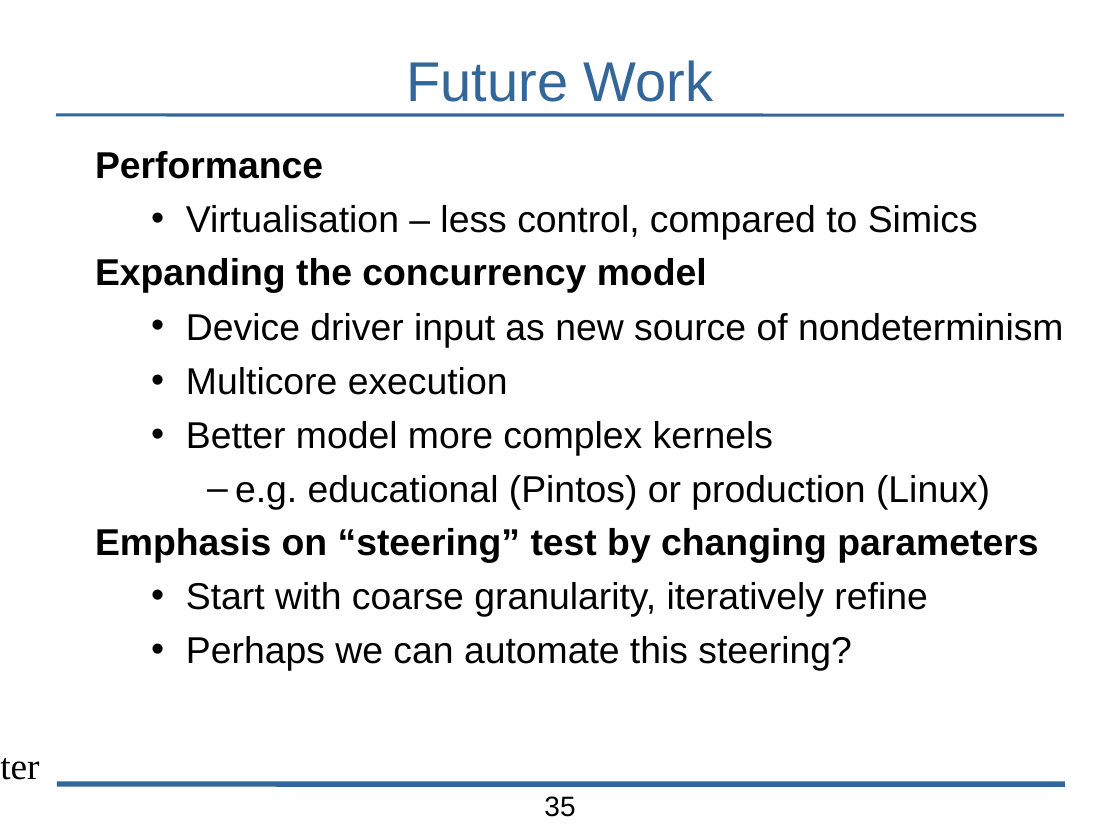
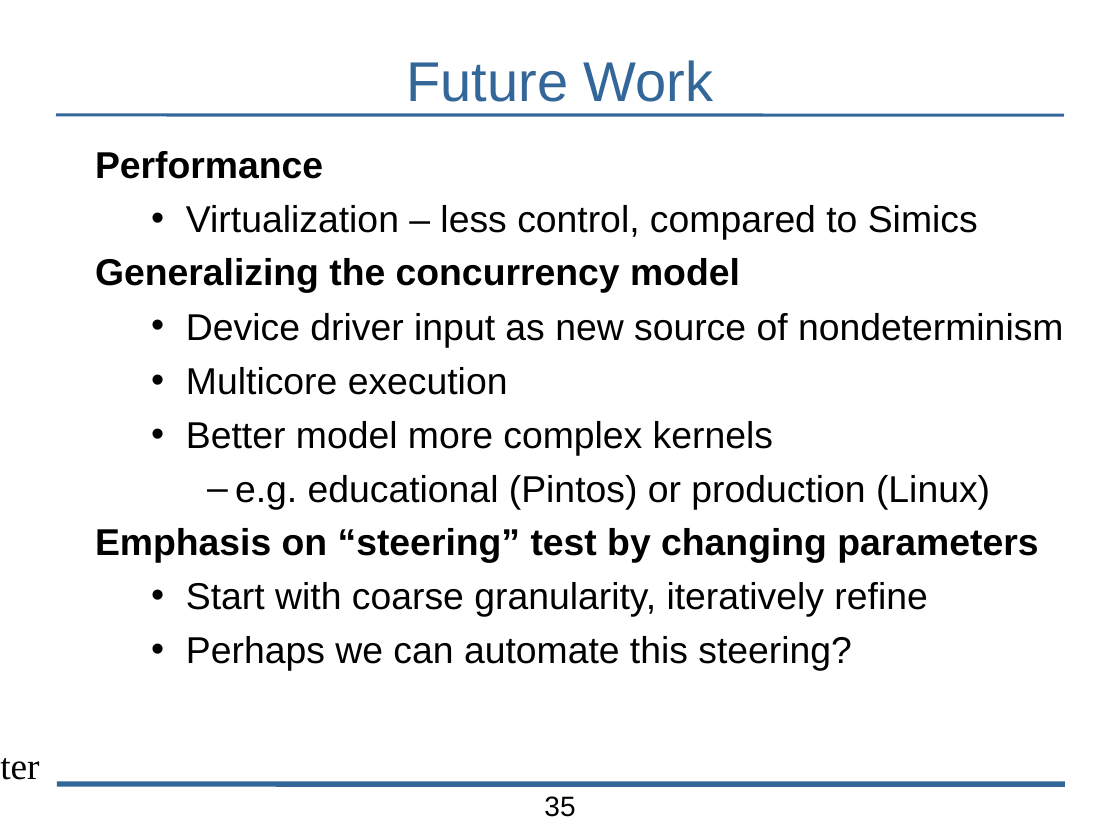
Before and after one commit to bblum/talks, a slide deck: slide 35 of pdl-retreat/pdl-talk.odp. Drawn at 1120x840 pixels with LibreOffice and Linux fonts; fonts in the diff are those of the drawing; background and template pictures are left out. Boxes give left, top, right and bottom in pixels: in the first picture for what was removed or moved away, otherwise in the second. Text is boxed around its words. In the diff, an @@ line names an element or a change of style, - is before the commit and + after.

```diff
--- a/pdl-retreat/pdl-talk.odp
+++ b/pdl-retreat/pdl-talk.odp
@@ text at [95, 205, 978, 293]: text changed @@
-  • Virtualisation – less control, compared to Simics
-Expanding the concurrency model
+  • Virtualization – less control, compared to Simics
+Generalizing the concurrency model
```
Also in this commit, not shown: 6 other slides changed, 1 other file.
